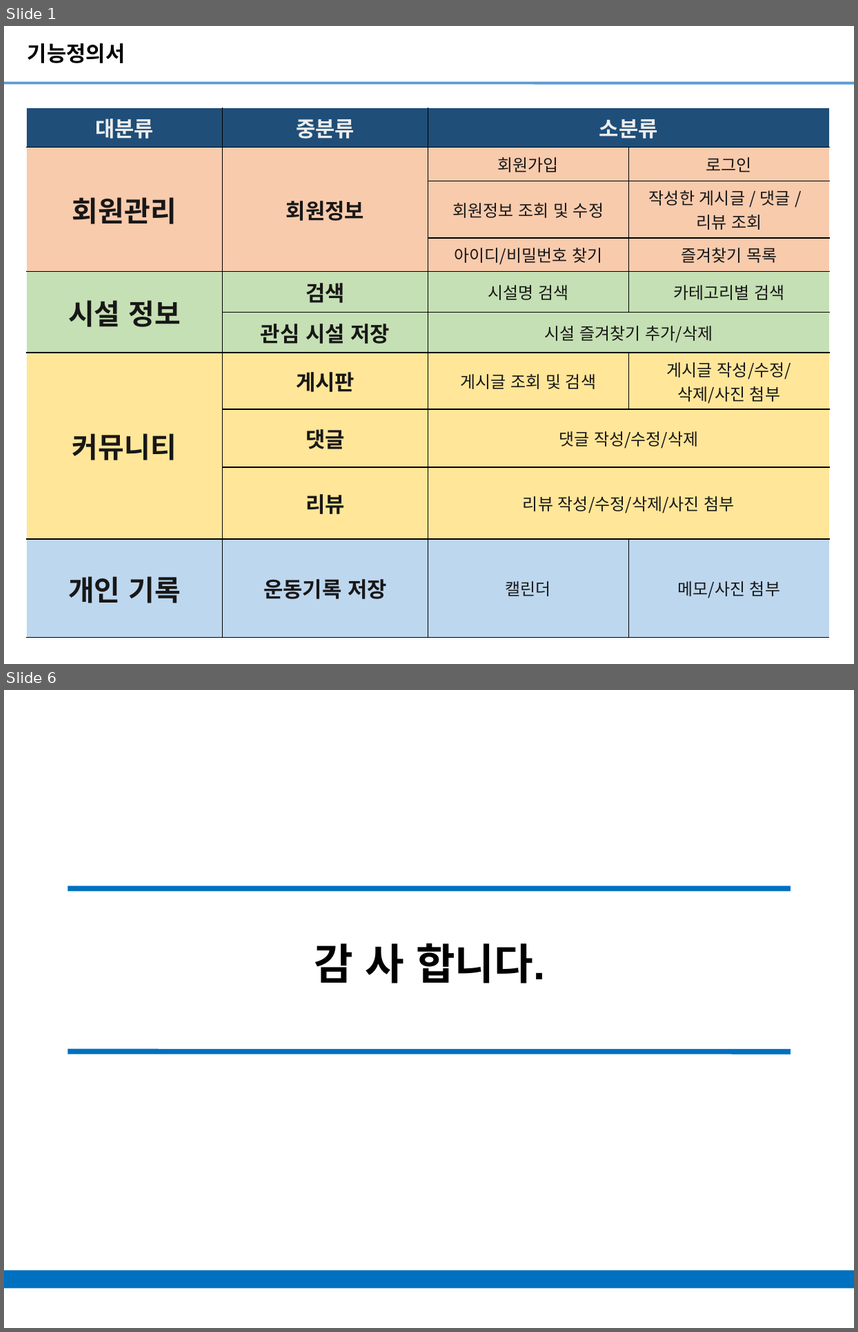
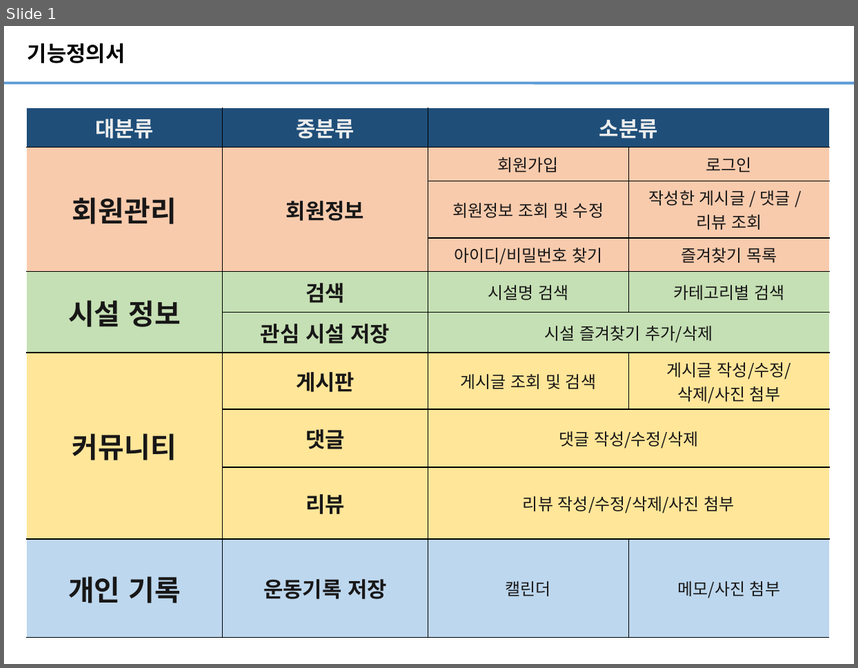
Before and after one commit to bakzh/bakzh.github.io, a slide deck: ouputs/수료프로젝트 발표_1팀.pptx. Shown one above the other, each under a label of ours: slides 1 and 6 before the commit, slide 1 after it; the slides between them are not shown. The pictures are 858x1332 and 858x668 pixels, drawn with LibreOffice and Linux fonts; fonts in the diff are those of the drawing. Boxes give left, top, right and bottom in pixels: in the first picture for what was removed or moved away, otherwise in the second. Text is boxed around its words. In the diff, an @@ line names an element or a change of style, - is before the commit and + after.

```diff
--- a/ouputs/수료프로젝트 발표_1팀.pptx
+++ b/ouputs/수료프로젝트 발표_1팀.pptx
@@ slide 6 removed at (4,690,854,1328), background #FFFFFF @@
@@ line removed from (67, 888) to (791, 888) @@
@@ title removed at (314,943,545,983) @@
-감 사 합니다.
@@ line removed from (67, 1052) to (791, 1052) @@
@@ rectangle removed at (4,1270,854,1288) @@
```
Also in this commit, not shown: 4 other slides removed.
